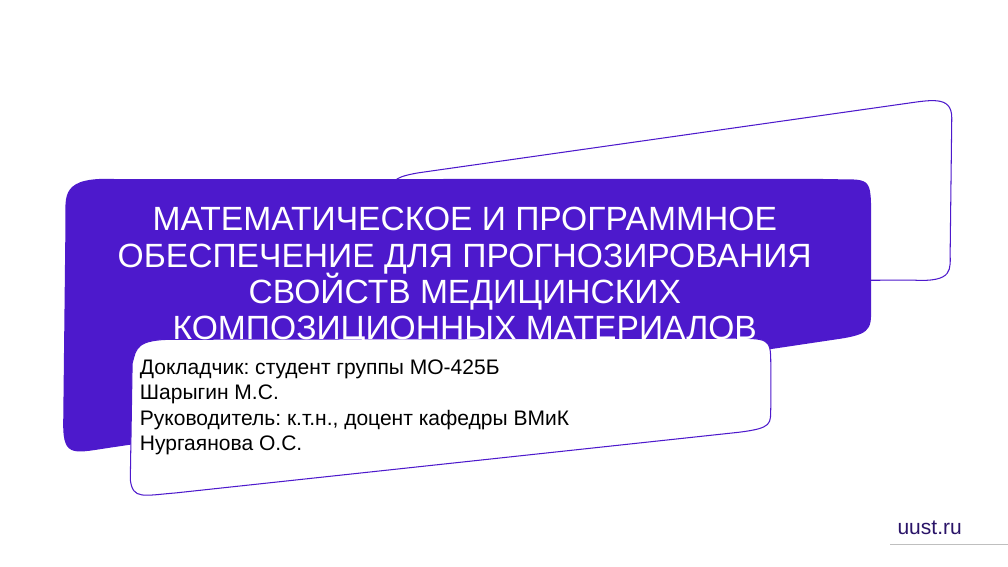
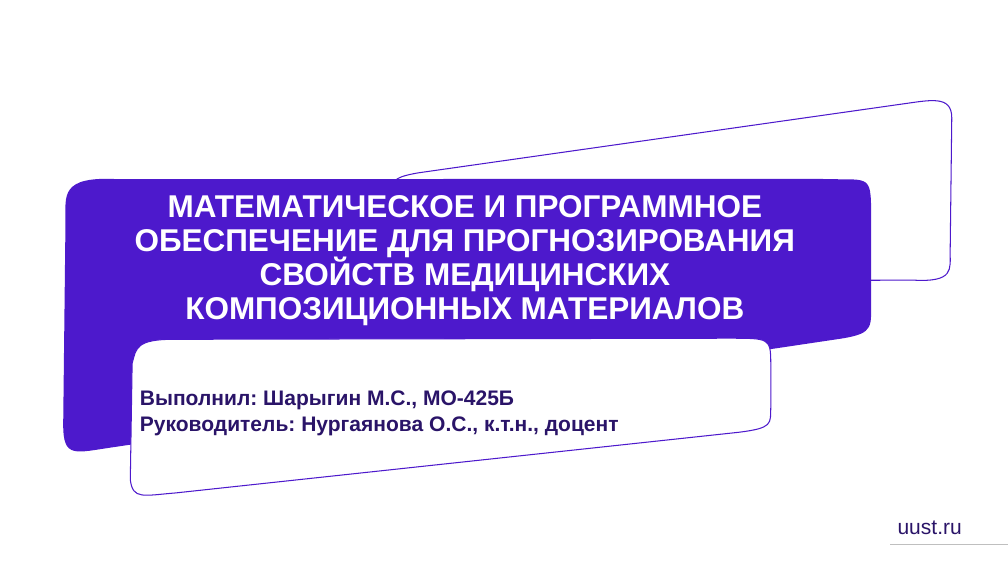
Before and after one commit to Cyber-Limon/Final_qualifying_work___Diploma, a slide deck: slide 1 of ВКР, отчет/ВКР, презентация.pptx. Drawn at 1008x567 pixels with LibreOffice and Linux fonts; fonts in the diff are those of the drawing; background and template pictures are left out. Boxes give left, top, right and bottom in pixels: in the first picture for what was removed or moved away, otherwise in the second. Text is boxed around its words. In the diff, an @@ line names an element or a change of style, - is before the commit and + after.

```diff
--- a/ВКР, отчет/ВКР, презентация.pptx
+++ b/ВКР, отчет/ВКР, презентация.pptx
@@ title "МАТЕМАТИЧЕСКОЕ И ПРОГРАММНОЕ ОБЕСПЕЧЕНИЕ ДЛЯ ..." at (135,195,795,325): size 32 to 30 pt, bold on; vertical alignment top to middle @@
@@ subtitle "Выполнил: Шарыгин М.С., МО-425Б" at (140,390,619,435): vertical alignment top to middle @@
@@ subtitle at (140,390,619,435): text changed; text colour #000000 to #2A1468; bold on @@
-Докладчик: студент группы МО-425Б
-Шарыгин М.С.
-Руководитель: к.т.н., доцент кафедры ВМиК
-Нургаянова О.С.
+Выполнил: Шарыгин М.С., МО-425Б
+Руководитель: Нургаянова О.С., к.т.н., доцент
```
Also in this commit, not shown: 5 other slides changed, 15 slides added, 25 slides removed, 1 other file.
